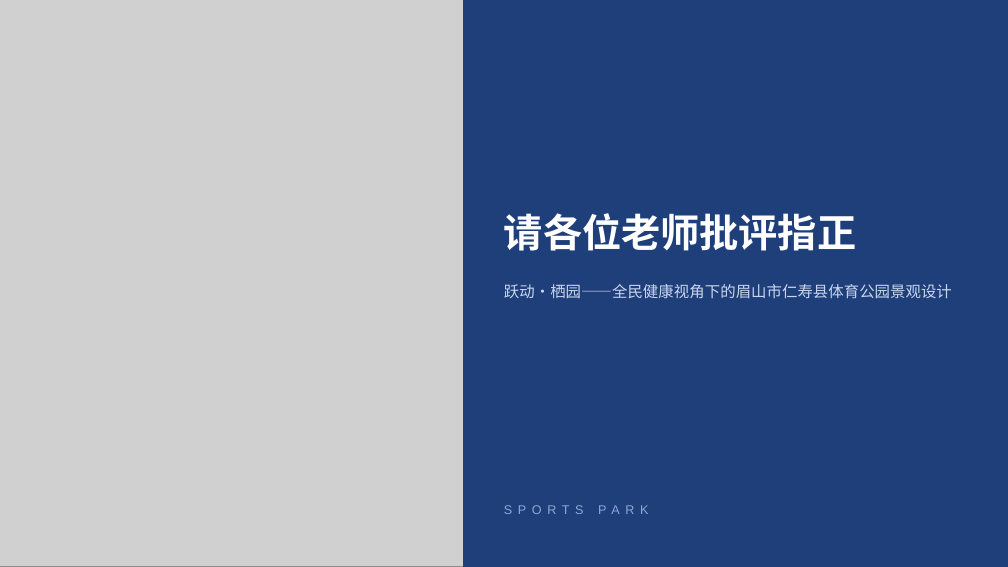
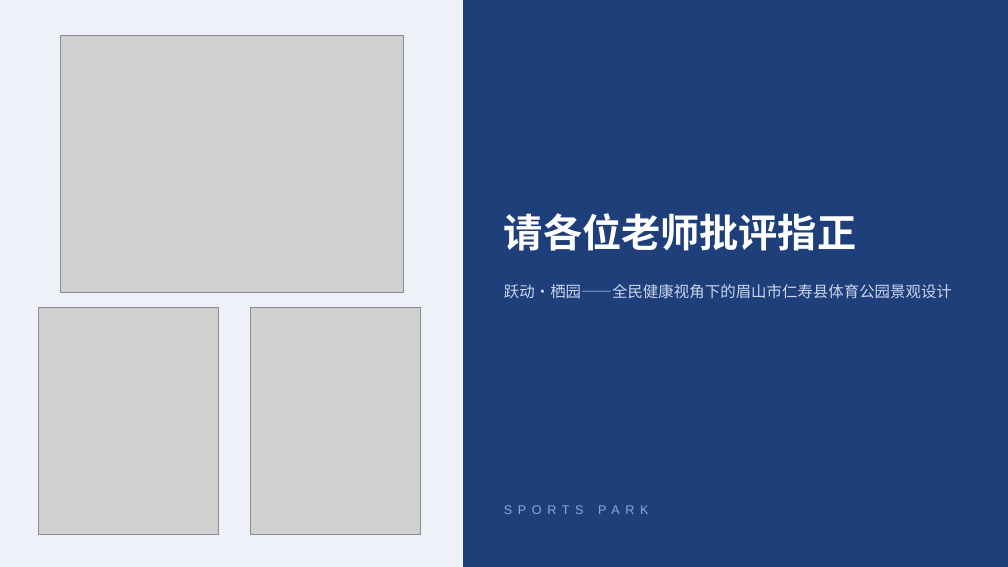
Before and after one commit to chun96309-cloud/lxfs, a slide deck: slide 45 of 跃动栖园_开题答辩PPT.pptx (slide 44 before the commit). Drawn at 1008x567 pixels with LibreOffice and Linux fonts; fonts in the diff are those of the drawing; grey boxes stand for pictures. Boxes give left, top, right and bottom in pixels: in the first picture for what was removed or moved away, otherwise in the second. Text is boxed around its words. In the diff, an @@ line names an element or a change of style, - is before the commit and + after.

```diff
--- a/跃动栖园_开题答辩PPT.pptx
+++ b/跃动栖园_开题答辩PPT.pptx
@@ rectangle added at bbox=[0, 0, 464, 566], fill #EEF2F8, outline #EEF2F8 1 pt @@
@@ picture: place and size @@
-picture at bbox=[0, 0, 464, 566]
+picture at bbox=[60, 35, 404, 292]
@@ picture added at bbox=[38, 307, 219, 534] @@
@@ picture added at bbox=[250, 307, 420, 534] @@
```
Also in this commit, not shown: 38 other slides changed, 1 slide added, 9 other files.
